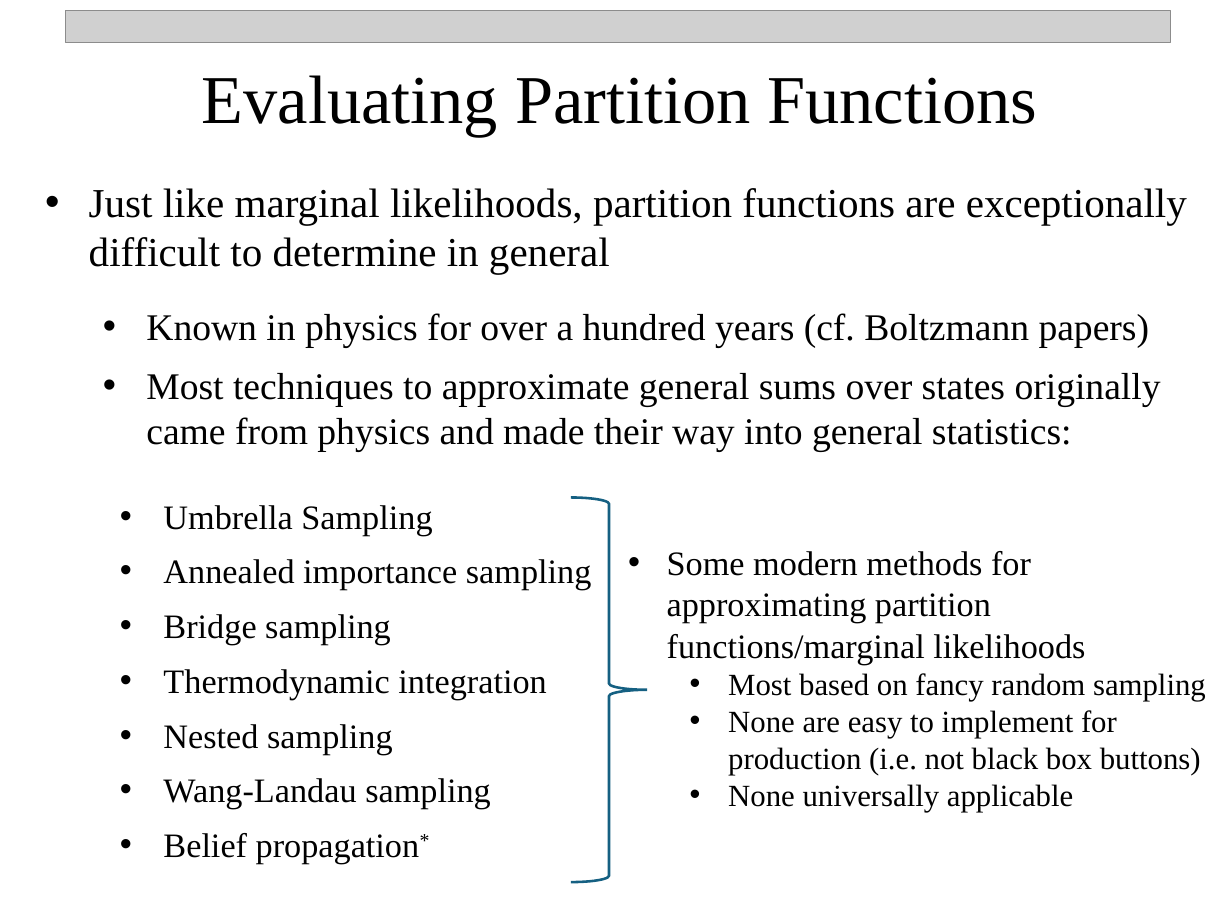
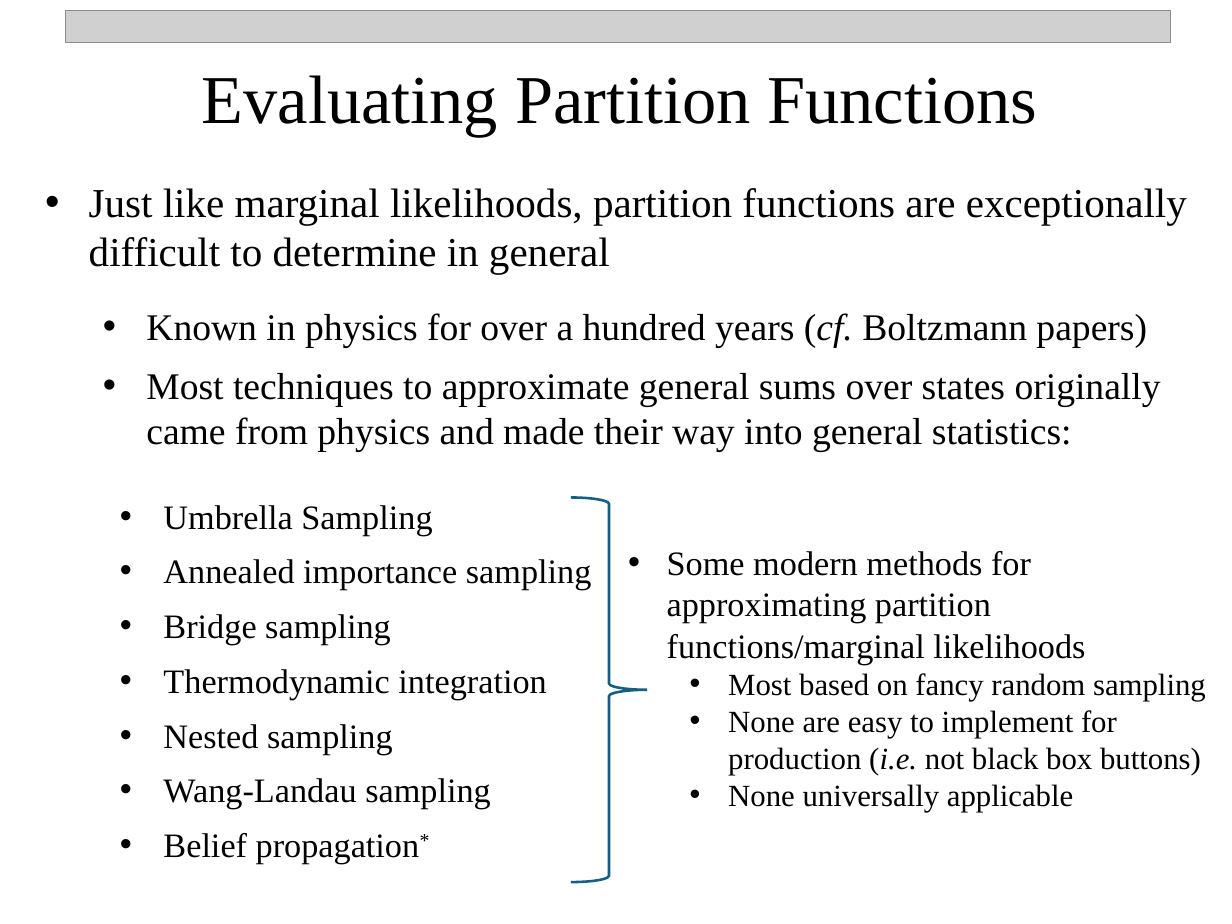
Before and after one commit to npetraco/CHE302, a slide deck: slide 18 of Notes/14_evidence_and_stat_mech.pptx. Drawn at 1232x924 pixels with LibreOffice and Linux fonts; fonts in the diff are those of the drawing; grey boxes stand for pictures. Boxes give left, top, right and bottom in pixels: in the first picture for what was removed or moved away, otherwise in the second. Text is boxed around its words. In the diff, an @@ line names an element or a change of style, - is before the commit and + after.

```diff
--- a/Notes/14_evidence_and_stat_mech.pptx
+++ b/Notes/14_evidence_and_stat_mech.pptx
@@ text at (146, 313, 1147, 348): italic on in "(cf." @@
@@ text at (728, 710, 1201, 775): italic on in "(i.e." @@
```
Also in this commit, not shown: 3 other slides changed, 1 other file.
